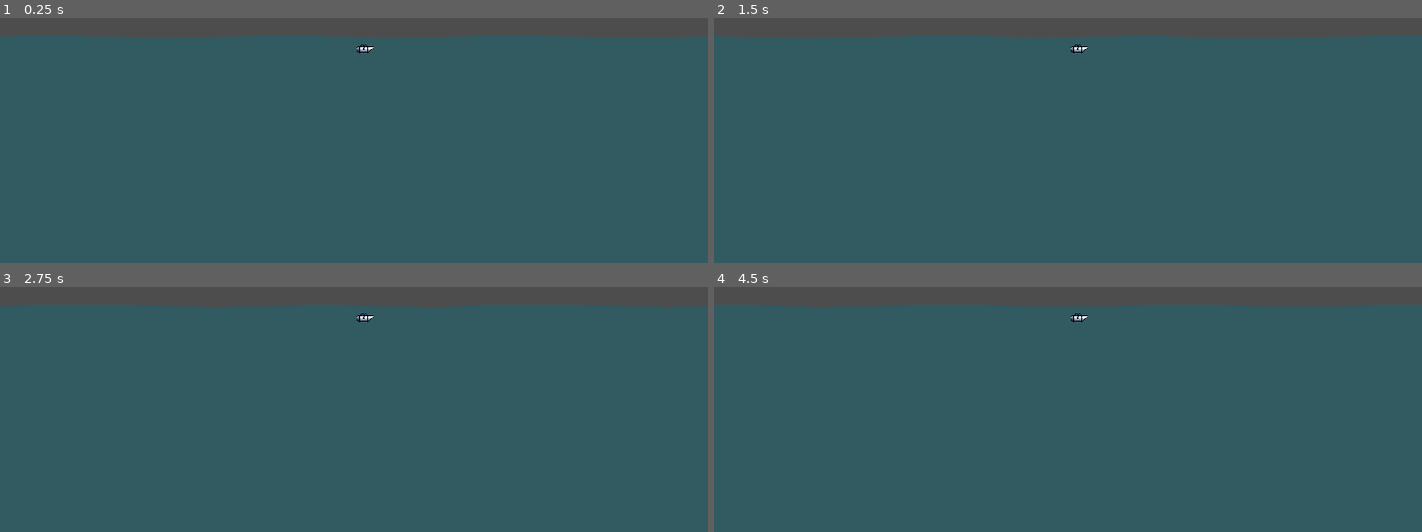
Above: before the commit, frames 1-4 (two rows, left to right).
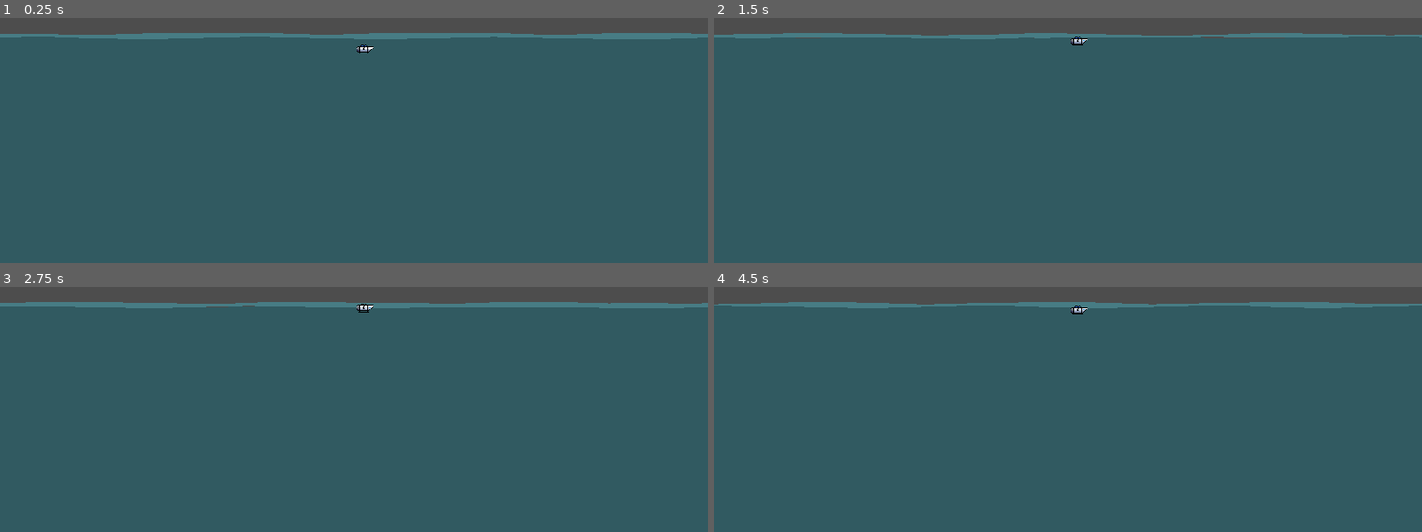
Above: after the commit, the same moments.

Repository: anomolyte/titanic_tourer
Game: Godot game, scene res://scenes/game.tscn
Same seed, same stepped clock (60 frames per second), same inputs: the game is played once before the commit and once after it.
Inputs:
- Up to frame 1 (0.25 s): no input
- Up to frame 2 (1.5 s): hold W (move_up, bound only after the commit) 0.53-1.28 s; hold S (move_down, bound only after the commit) from 1.28 s (still down)
- Up to frame 3 (2.75 s): release S (move_down, bound only after the commit) at 2.03 s; hold W (move_up, bound only after the commit) from 2.03 s (still down)
- Up to frame 4 (4.5 s): release W (move_up, bound only after the commit) at 3.53 s; hold S (move_down, bound only after the commit) from 3.53 s (still down)

The runs differ from the first frame. In frame 1, 1.8% of the frame differs, in the area x 0-100%, y 6-9%; in frame 2, 1.5%; in frame 3, 2.0%, in the area x 0-100%, y 6-15%; in frame 4, 1.7%.

Commit message:
player input and movement and named ocean
implemented vertical movement + changes to ocean

Diff:
--- /dev/null
+++ b/player/player.gd
@@ -0,0 +1,11 @@
+extends Area2D
+
+
+const SPEED = 20
+
+var velocity = Vector2(0,0)
+
+func _physics_process(delta):
+	velocity.y = Input.get_axis("move_up", "move_down")
+
+	global_position += velocity * SPEED * delta
--- a/player/player.tscn
+++ b/player/player.tscn
@@ -1,11 +1,13 @@
-[gd_scene load_steps=3 format=3 uid="uid://dex42s4rxu2ob"]
+[gd_scene load_steps=4 format=3 uid="uid://dex42s4rxu2ob"]
 
 [ext_resource type="Texture2D" uid="uid://cbj8rgoy1s3ot" path="res://player/titan_sub.png" id="1_jbgqd"]
+[ext_resource type="Script" path="res://player/player.gd" id="1_p7vmu"]
 
 [sub_resource type="RectangleShape2D" id="RectangleShape2D_pgef2"]
 size = Vector2(21, 6)
 
 [node name="Player" type="Area2D"]
+script = ExtResource("1_p7vmu")
 
 [node name="Sprite2D" type="Sprite2D" parent="."]
 texture = ExtResource("1_jbgqd")
--- a/project.godot
+++ b/project.godot
@@ -23,6 +23,29 @@
 window/size/resizable=false
 window/stretch/mode="canvas_items"
 
+[input]
+
+move_up={
+"deadzone": 0.5,
+"events": [Object(InputEventKey,"resource_local_to_scene":false,"resource_name":"","device":-1,"window_id":0,"alt_pressed":false,"shift_pressed":false,"ctrl_pressed":false,"meta_pressed":false,"pressed":false,"keycode":0,"physical_keycode":87,"key_label":0,"unicode":119,"echo":false,"script":null)
+]
+}
+move_down={
+"deadzone": 0.5,
+"events": [Object(InputEventKey,"resource_local_to_scene":false,"resource_name":"","device":-1,"window_id":0,"alt_pressed":false,"shift_pressed":false,"ctrl_pressed":false,"meta_pressed":false,"pressed":false,"keycode":0,"physical_keycode":83,"key_label":0,"unicode":115,"echo":false,"script":null)
+]
+}
+move_left={
+"deadzone": 0.5,
+"events": [Object(InputEventKey,"resource_local_to_scene":false,"resource_name":"","device":-1,"window_id":0,"alt_pressed":false,"shift_pressed":false,"ctrl_pressed":false,"meta_pressed":false,"pressed":false,"keycode":0,"physical_keycode":65,"key_label":0,"unicode":97,"echo":false,"script":null)
+]
+}
+move_right={
+"deadzone": 0.5,
+"events": [Object(InputEventKey,"resource_local_to_scene":false,"resource_name":"","device":-1,"window_id":0,"alt_pressed":false,"shift_pressed":false,"ctrl_pressed":false,"meta_pressed":false,"pressed":false,"keycode":0,"physical_keycode":68,"key_label":0,"unicode":100,"echo":false,"script":null)
+]
+}
+
 [rendering]
 
 textures/canvas_textures/default_texture_filter=0
--- a/scenes/game.tscn
+++ b/scenes/game.tscn
@@ -8,6 +8,11 @@
 shader_parameter/strength = Vector2(2, 2)
 shader_parameter/speed = 1.0
 shader_parameter/seed = 0.0
+
+[sub_resource type="QuadMesh" id="QuadMesh_dfnhm"]
+size = Vector2(1000, 5)
+subdivide_width = 12
+subdivide_depth = 2
 
 [sub_resource type="QuadMesh" id="QuadMesh_3rcvi"]
 size = Vector2(1000, 800)
@@ -21,7 +26,14 @@
 
 [node name="Environment" type="Node2D" parent="."]
 
-[node name="MeshInstance2D" type="MeshInstance2D" parent="Environment"]
+[node name="ocean surface" type="MeshInstance2D" parent="Environment"]
+modulate = Color(0.278431, 0.486275, 0.517647, 1)
+z_index = -11
+material = SubResource("ShaderMaterial_2kl2y")
+position = Vector2(480, 232)
+mesh = SubResource("QuadMesh_dfnhm")
+
+[node name="ocean" type="MeshInstance2D" parent="Environment"]
 modulate = Color(0.192157, 0.352941, 0.380392, 1)
 z_index = -12
 material = SubResource("ShaderMaterial_2kl2y")
Not shown: 1 places in scenes/game.tscn that only renumber resources
